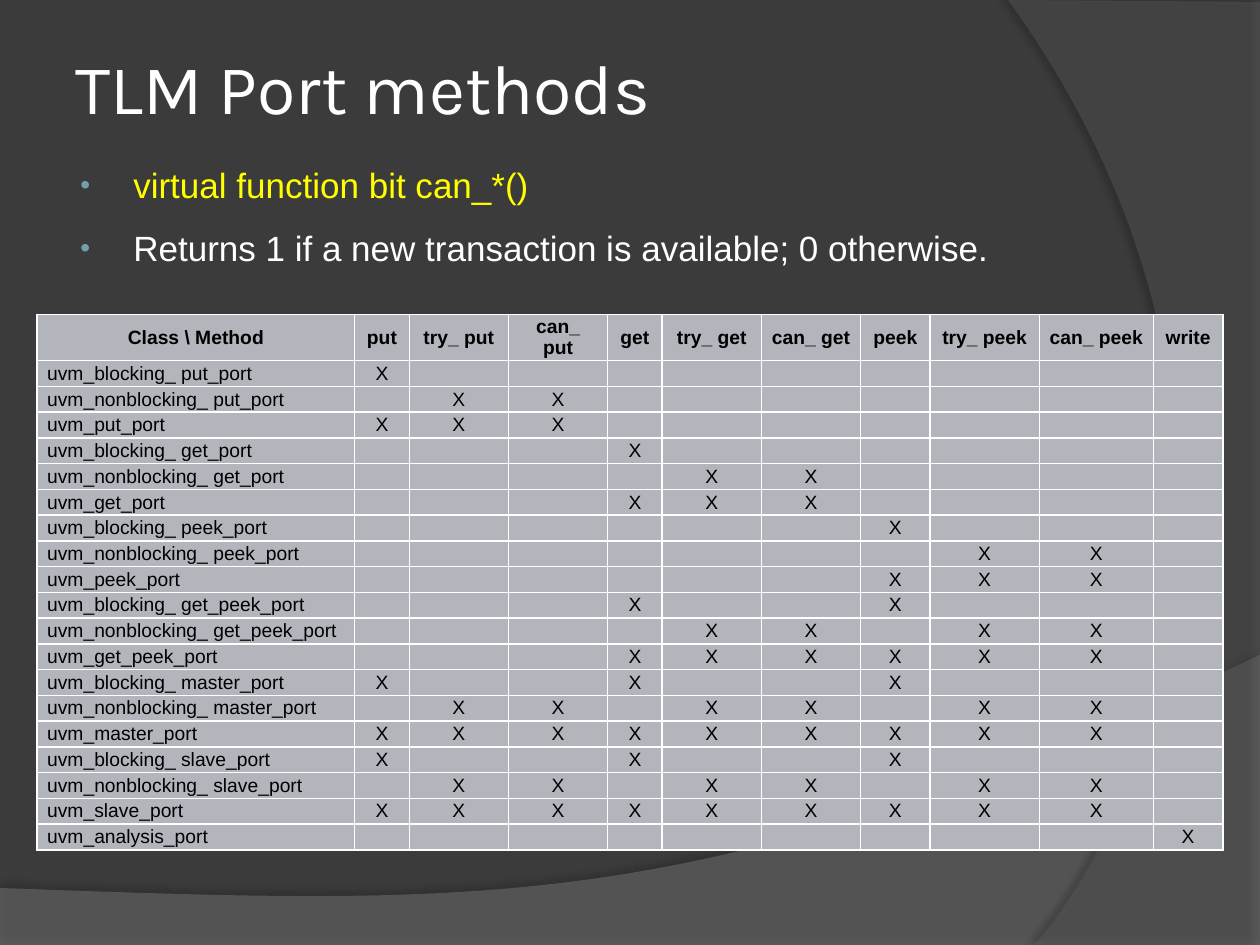
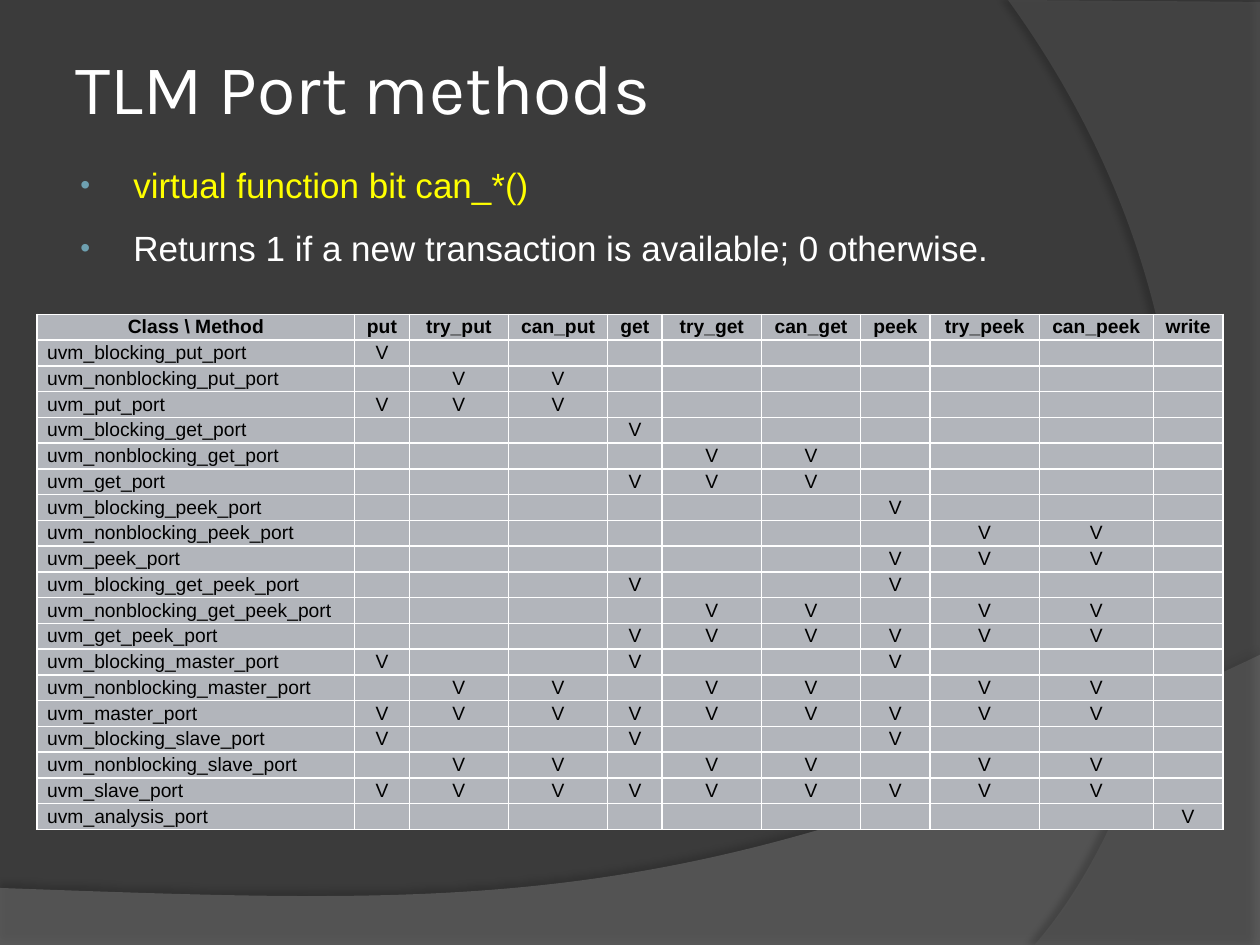
Before and after one commit to LiuChenHsiung/misc, a slide deck: slide 7 of UVM TLM Introduction.pptx. Drawn at 1260x945 pixels with LibreOffice and Linux fonts; fonts in the diff are those of the drawing. Boxes give left, top, right and bottom in pixels: in the first picture for what was removed or moved away, otherwise in the second. Text is boxed around its words. In the diff, an @@ line names an element or a change of style, - is before the commit and + after.

Commit message:
Add files via upload
Sample code put should be task, not function. Replace X in table with V.

```diff
--- a/UVM TLM Introduction.pptx
+++ b/UVM TLM Introduction.pptx
@@ table at (38, 315, 1225, 831) @@
-row 1: Class \ Method | put | try_ put | can_ put | get | try_ get | can_ get | peek | try_ peek | can_ peek | write
+row 1: Class \ Method | put | try_put | can_put | get | try_get | can_get | peek | try_peek | can_peek | write
-row 2, column 1: uvm_blocking_ put_port
+row 2, column 1: uvm_blocking_put_port
-row 2, column 2: X
+row 2, column 2: V
-row 3: uvm_nonblocking_ put_port |  | X | X |  |  |  |  |  |  | 
+row 3: uvm_nonblocking_put_port |  | V | V |  |  |  |  |  |  | 
-row 4: uvm_put_port | X | X | X |  |  |  |  |  |  | 
+row 4: uvm_put_port | V | V | V |  |  |  |  |  |  | 
-row 5, column 1: uvm_blocking_ get_port
+row 5, column 1: uvm_blocking_get_port
-row 5, column 5: X
+row 5, column 5: V
-row 6: uvm_nonblocking_ get_port |  |  |  |  | X | X |  |  |  | 
+row 6: uvm_nonblocking_get_port |  |  |  |  | V | V |  |  |  | 
-row 7: uvm_get_port |  |  |  | X | X | X |  |  |  | 
+row 7: uvm_get_port |  |  |  | V | V | V |  |  |  | 
-row 8, column 1: uvm_blocking_ peek_port
+row 8, column 1: uvm_blocking_peek_port
-row 8, column 8: X
+row 8, column 8: V
-row 9: uvm_nonblocking_ peek_port |  |  |  |  |  |  |  | X | X | 
+row 9: uvm_nonblocking_peek_port |  |  |  |  |  |  |  | V | V | 
-row 10: uvm_peek_port |  |  |  |  |  |  | X | X | X | 
+row 10: uvm_peek_port |  |  |  |  |  |  | V | V | V | 
-row 11: uvm_blocking_ get_peek_port |  |  |  | X |  |  | X |  |  | 
+row 11: uvm_blocking_get_peek_port |  |  |  | V |  |  | V |  |  | 
-row 12: uvm_nonblocking_ get_peek_port |  |  |  |  | X | X |  | X | X | 
+row 12: uvm_nonblocking_get_peek_port |  |  |  |  | V | V |  | V | V | 
-row 13: uvm_get_peek_port |  |  |  | X | X | X | X | X | X | 
+row 13: uvm_get_peek_port |  |  |  | V | V | V | V | V | V | 
-row 14: uvm_blocking_ master_port | X |  |  | X |  |  | X |  |  | 
+row 14: uvm_blocking_master_port | V |  |  | V |  |  | V |  |  | 
-row 15: uvm_nonblocking_ master_port |  | X | X |  | X | X |  | X | X | 
+row 15: uvm_nonblocking_master_port |  | V | V |  | V | V |  | V | V | 
-row 16: uvm_master_port | X | X | X | X | X | X | X | X | X | 
+row 16: uvm_master_port | V | V | V | V | V | V | V | V | V | 
-row 17: uvm_blocking_ slave_port | X |  |  | X |  |  | X |  |  | 
+row 17: uvm_blocking_slave_port | V |  |  | V |  |  | V |  |  | 
-row 18: uvm_nonblocking_ slave_port |  | X | X |  | X | X |  | X | X | 
+row 18: uvm_nonblocking_slave_port |  | V | V |  | V | V |  | V | V | 
-row 19: uvm_slave_port | X | X | X | X | X | X | X | X | X | 
+row 19: uvm_slave_port | V | V | V | V | V | V | V | V | V | 
-row 20, column 11: X
+row 20, column 11: V
```
Also in this commit, not shown: 3 other slides changed.
